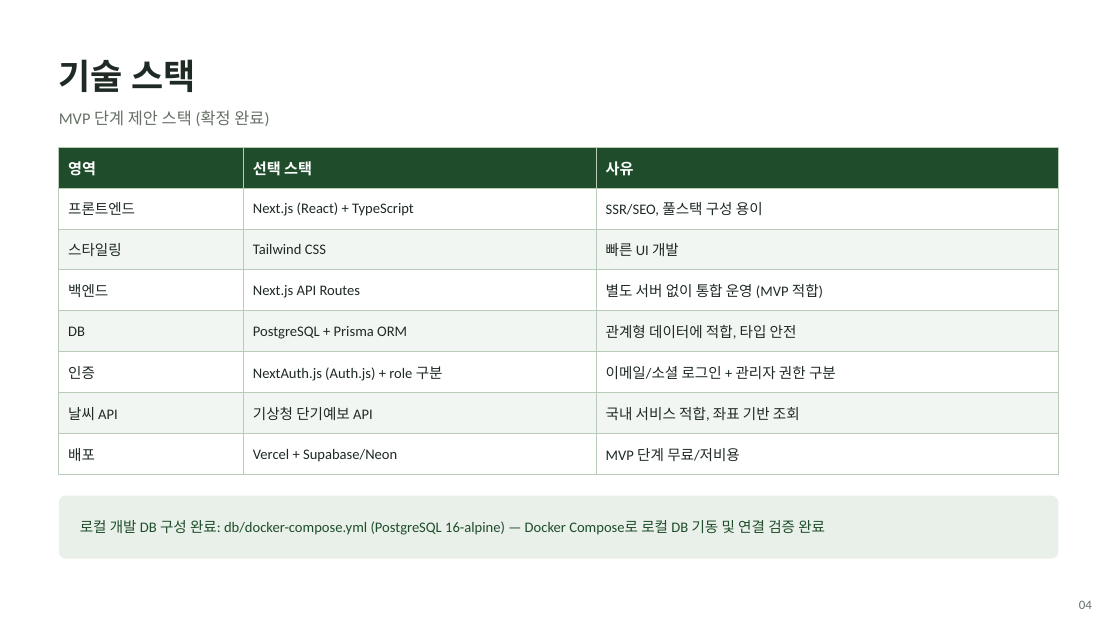
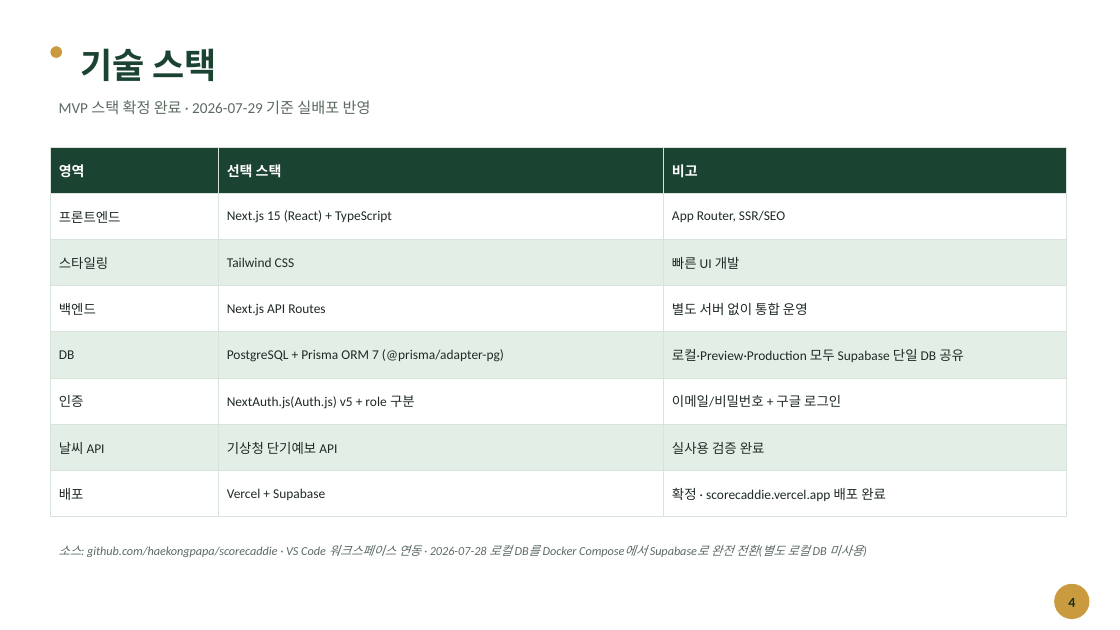
Before and after one commit to haekongpapa/scorecaddie, a slide deck: slide 4 of doc/ScoreCaddie_분석설계_요약.pptx. Drawn at 1120x630 pixels with LibreOffice and Linux fonts; fonts in the diff are those of the drawing. Boxes give left, top, right and bottom in pixels: in the first picture for what was removed or moved away, otherwise in the second. Text is boxed around its words. In the diff, an @@ line names an element or a change of style, - is before the commit and + after.

Commit message:
docs: 분석설계 PPT v5 전면 갱신 + pages.md/개발리스트.md 최신화
- doc/ScoreCaddie_분석설계_요약.pptx: v4(2026-07-16) 이후 2주간 반영 안 됐던
  변경사항 전체 반영해 v5로 재작성(18슬라이드, pptxgenjs로 새로 생성).
  관리자 화면 4종, 골프장 공공데이터 연동/지오코딩, Playwright e2e 8개 시나리오,
  Supabase+Vercel 배포, GolfCourseSyncLog 스키마, 카카오 로그인 삭제 등 반영.
  오늘(2026-07-29) 기능 개선 3건 전용 슬라이드 추가.
- doc/pages.md: 로그인/회원가입 화면의 카카오 소셜 로그인 설명이 실제로는
  2026-07-22에 삭제된 기능인데 그대로 남아있던 것을 정정. 7-1(스코어 등록)
  절에 콤보박스 전환 + 골프장 조회 조건(루프+영업상태) + initialCourseId
  안내 문구 반영.
- doc/개발리스트.md: 7-1/11 항목에 이번 세션 변경사항(콤보박스, 증분 동기화,
  로딩 오버레이) 반영.

검증: markitdown 콘텐츠 QA, pptx validate.py 통과, LibreOffice 렌더 18장 전체
육안 검수(오버플로우/겹침 없음, 최초 버전에 있던 이모지 렌더링 깨짐 이슈
발견해 전부 텍스트/숫자 배지로 교체).

```diff
--- a/doc/ScoreCaddie_분석설계_요약.pptx
+++ b/doc/ScoreCaddie_분석설계_요약.pptx
@@ ellipse added at [50, 46, 62, 58], fill #C99A3E @@
@@ text "기술 스택": place and size @@
-text "기술 스택" at [59, 59, 195, 92]
+text "기술 스택" at [80, 48, 217, 81]
@@ text "기술 스택" at [80, 48, 217, 81]: text colour #1F2A24 to #1B4332 @@
@@ text at [59, 100, 371, 114]: text changed; size 14 to 13 pt; text colour #667066 to #5C6B62 @@
-MVP 단계 제안 스택 (확정 완료)
+MVP 스택 확정 완료 · 2026-07-29 기준 실배포 반영
@@ table at [50, 147, 1067, 517] @@
-row 1, column 3: 사유
+row 1, column 3: 비고
-row 2, column 2: Next.js (React) + TypeScript
+row 2, column 2: Next.js 15 (React) + TypeScript
-row 2, column 3: SSR/SEO, 풀스택 구성 용이
+row 2, column 3: App Router, SSR/SEO
-row 4, column 3: 별도 서버 없이 통합 운영 (MVP 적합)
+row 4, column 3: 별도 서버 없이 통합 운영
-row 5, column 2: PostgreSQL + Prisma ORM
+row 5, column 2: PostgreSQL + Prisma ORM 7 (@prisma/adapter-pg)
-row 5, column 3: 관계형 데이터에 적합, 타입 안전
+row 5, column 3: 로컬·Preview·Production 모두 Supabase 단일 DB 공유
-row 6, column 2: NextAuth.js (Auth.js) + role 구분
+row 6, column 2: NextAuth.js(Auth.js) v5 + role 구분
-row 6, column 3: 이메일/소셜 로그인 + 관리자 권한 구분
+row 6, column 3: 이메일/비밀번호 + 구글 로그인
-row 7, column 3: 국내 서비스 적합, 좌표 기반 조회
+row 7, column 3: 실사용 검증 완료
-row 8, column 2: Vercel + Supabase/Neon
+row 8, column 2: Vercel + Supabase
-row 8, column 3: MVP 단계 무료/저비용
+row 8, column 3: 확정 · scorecaddie.vercel.app 배포 완료
@@ fill #1F4D2C to #1B4332 in row 1 @@
@@ fill #F2F6F2 to #E3EFE6 in 9 cells @@
@@ size 13 to 12 pt in "영역", "선택 스택" @@
@@ size 12.5 to 11.5 pt in "프론트엔드", "스타일링", "Tailwind CSS", "빠른 UI 개발" and 7 more places @@
@@ borders changed @@
@@ table: place and size @@
-table at [59, 147, 1059, 475]
+table at [50, 147, 1067, 517]
@@ rounded rectangle removed at [59, 496, 1059, 559] @@
@@ text removed at [80, 520, 825, 535] @@
-로컬 개발 DB 구성 완료: db/docker-compose.yml (PostgreSQL 16-alpine) — Docker Compose로 로컬 DB 기동 및 연결 검증 완료
@@ text added at [59, 545, 863, 557], 10.5 pt, text #5C6B62, italic @@
+소스: github.com/haekongpapa/scorecaddie · VS Code 워크스페이스 연동 · 2026-07-28 로컬 DB를 Docker Compose에서 Supabase로 완전 전환(별도 로컬 DB 미사용)
@@ ellipse added at [1054, 584, 1090, 619], fill #C99A3E @@
@@ text added at [1068, 598, 1075, 607], 12 pt, text #13301F, bold @@
+4
@@ text removed at [1079, 601, 1092, 609] @@
-04
```
Also in this commit, not shown: 11 other slides changed, 6 slides added, 4 slides removed, 2 other files.
